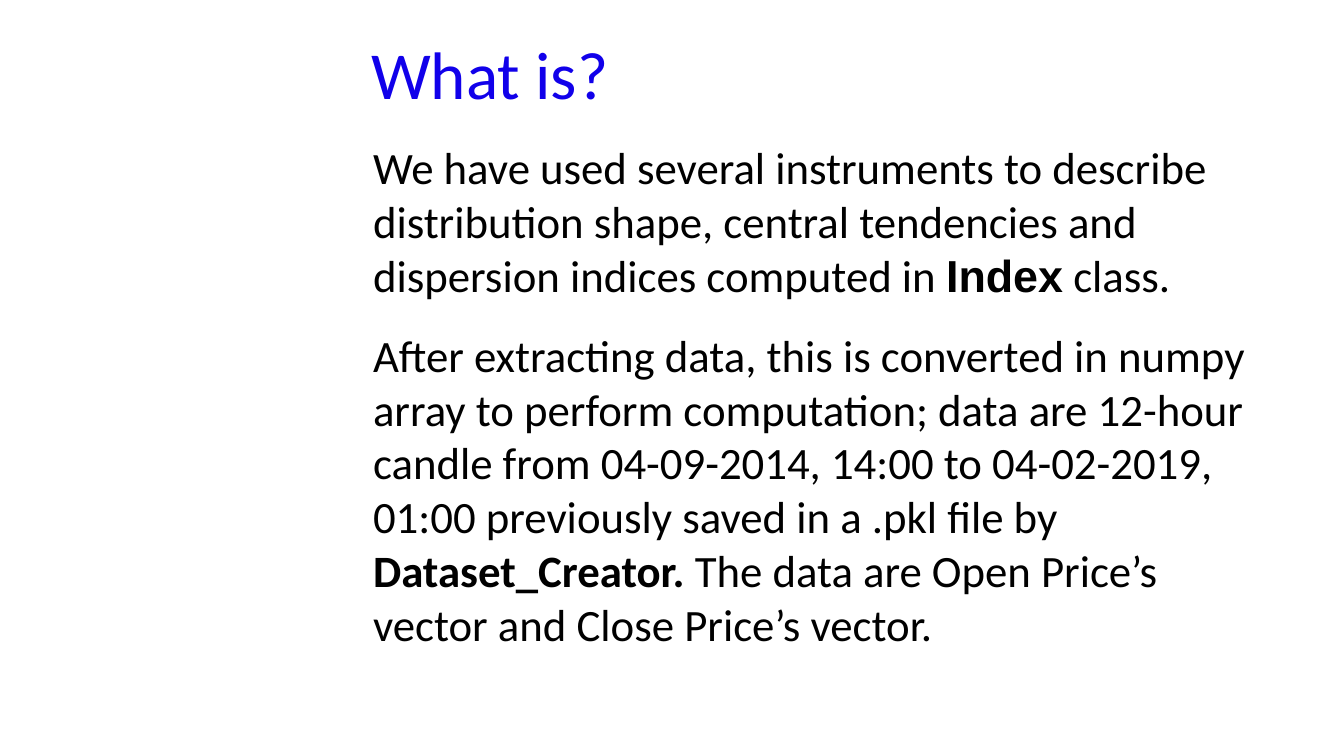
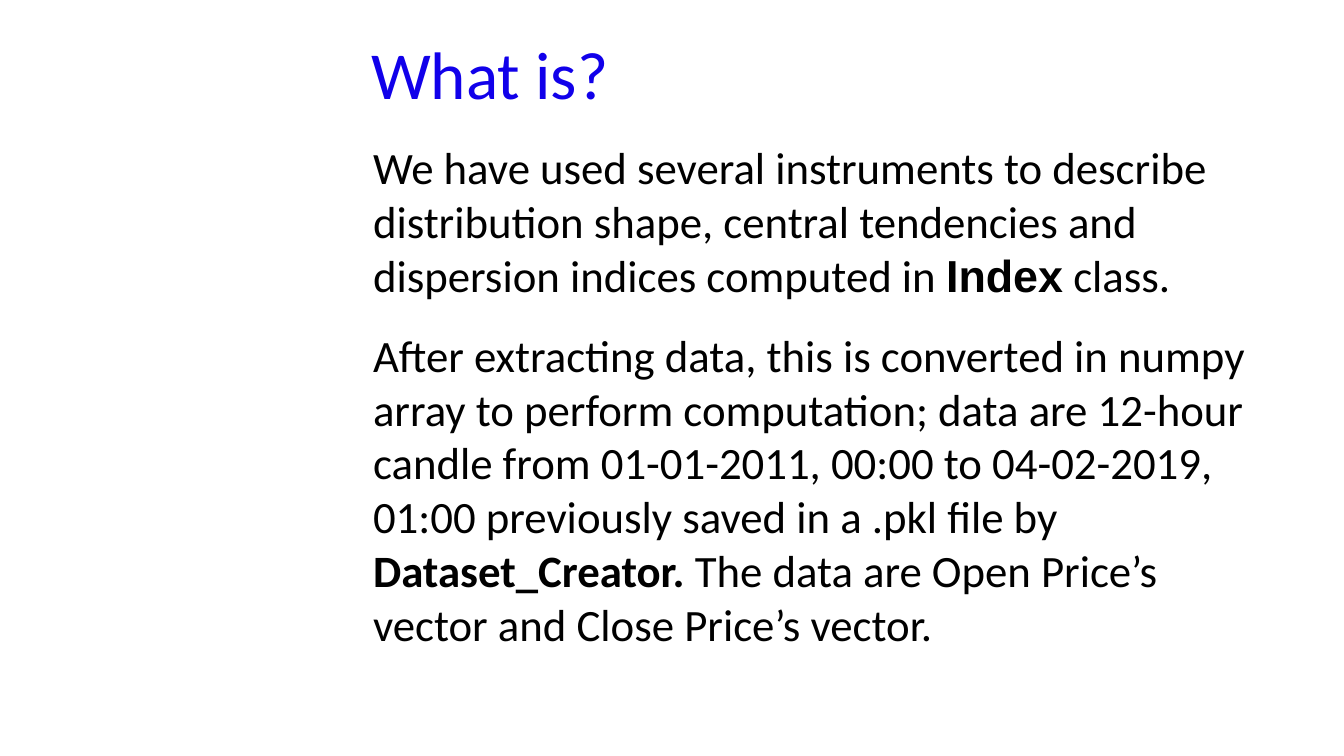
Before and after one commit to GabriM97/CryptoWolf, a slide deck: slide 34 of Student Presentation/Student_Presentation.odp. Drawn at 1344x756 pixels with LibreOffice and Linux fonts; fonts in the diff are those of the drawing; background and template pictures are left out. Boxes give left, top, right and bottom in pixels: in the first picture for what was removed or moved away, otherwise in the second. Text is boxed around its words. In the diff, an @@ line names an element or a change of style, - is before the commit and + after.

```diff
--- a/Student Presentation/Student_Presentation.odp
+++ b/Student Presentation/Student_Presentation.odp
@@ text at (373, 341, 1244, 642): text changed @@
-After extracting data, this is converted in numpy array to perform computation; data are 12-hour candle from 04-09-2014, 14:00 to 04-02-2019, 01:00 previously saved in a .pkl file by Dataset_Creator. The data are Open Price’s vector and Close Price’s vector.
+After extracting data, this is converted in numpy array to perform computation; data are 12-hour candle from 01-01-2011, 00:00 to 04-02-2019, 01:00 previously saved in a .pkl file by Dataset_Creator. The data are Open Price’s vector and Close Price’s vector.
```
Also in this commit, not shown: 2 other slides changed, 1 other file.
